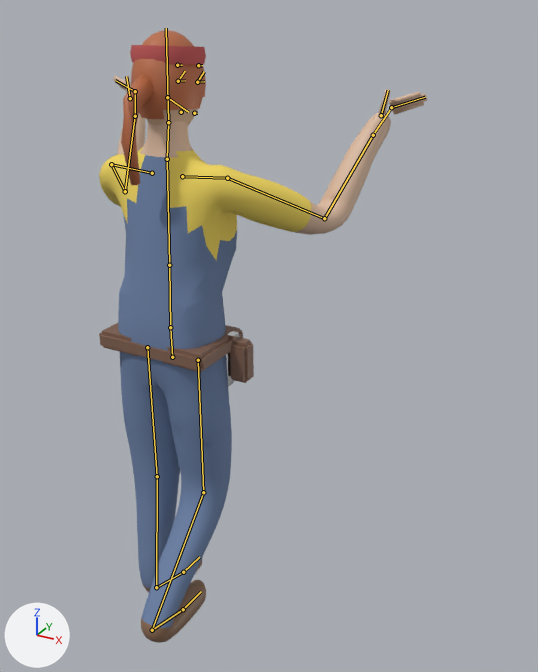
Two versions of the Blender file source_art/char_brenda.blend, one commit apart.
Camera for both pictures: a 50 mm camera at (1.092, -1.454, 1.732) aimed at (0.177, 0.211, 0.9). Every picture has the same lights, and +X, +Y and +Z are marked at lower left. The first picture is the older version. Both versions are drawn at frame 0 of the action 'carry'; the numbers are the values there. The bones that bend it are drawn over the model as lines.

The first picture shows 'brenda_Mesh'.
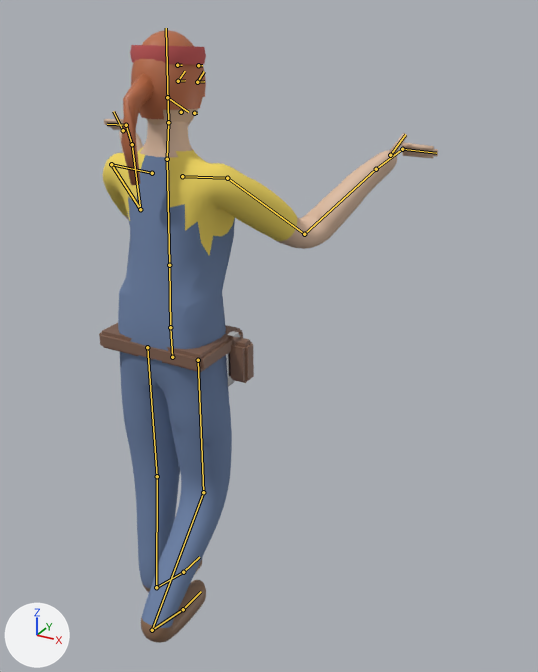
Edits to the bpy script that builds the scene:
```text
Change bone_upperarm_r:
    where bone_upperarm_r = bpy.data.objects['Armature'].pose.bones['UpperArm.R']  # child of 'Shoulder.R'
    bone_upperarm_r.rotation_quaternion: (0.865, 0.426, 0.205, 0.168) -> (0.858, 0.308, 0.288, 0.294)  # degrees (56, 12, 28) -> degrees (47, 18, 46)
Change bone_upperarm_l:
    where bone_upperarm_l = bpy.data.objects['Armature'].pose.bones['UpperArm.L']  # child of 'Shoulder.L'
    bone_upperarm_l.rotation_quaternion: (0.865, 0.426, -0.205, -0.168) -> (0.858, 0.308, -0.288, -0.294)  # degrees (56, -12, -28) -> degrees (47, -18, -46)
```

Where the change shows, as pixel boxes (x1, y1, x2, y2) in the pictures (538 x 672 px):
'brenda_Mesh', posed
    before: (99, 30, 427, 643)
    after: (99, 30, 438, 643)
bone 'UpperArm.R', root to tip
    before: (227, 178) to (324, 218)
    after: (227, 178) to (304, 234)
bone 'UpperArm.L', root to tip
    before: (111, 164) to (125, 191)
    after: (111, 164) to (140, 209)
